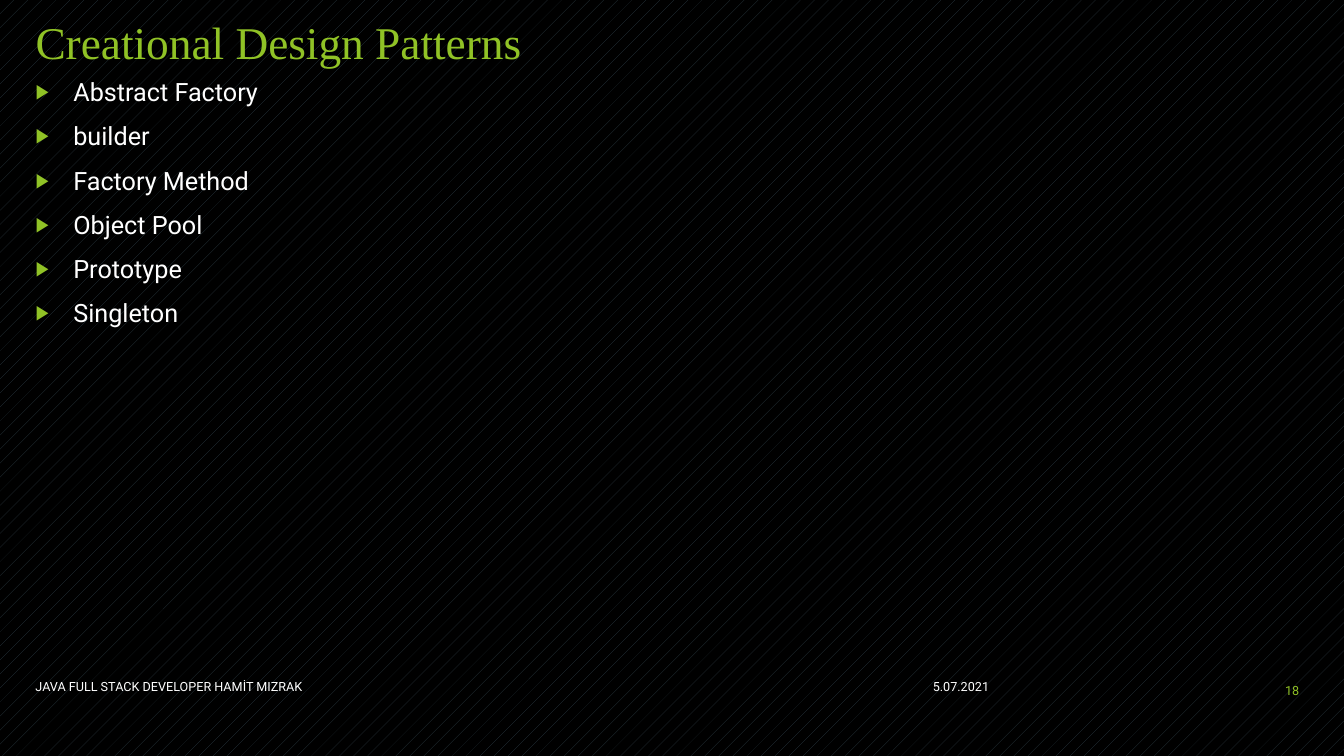
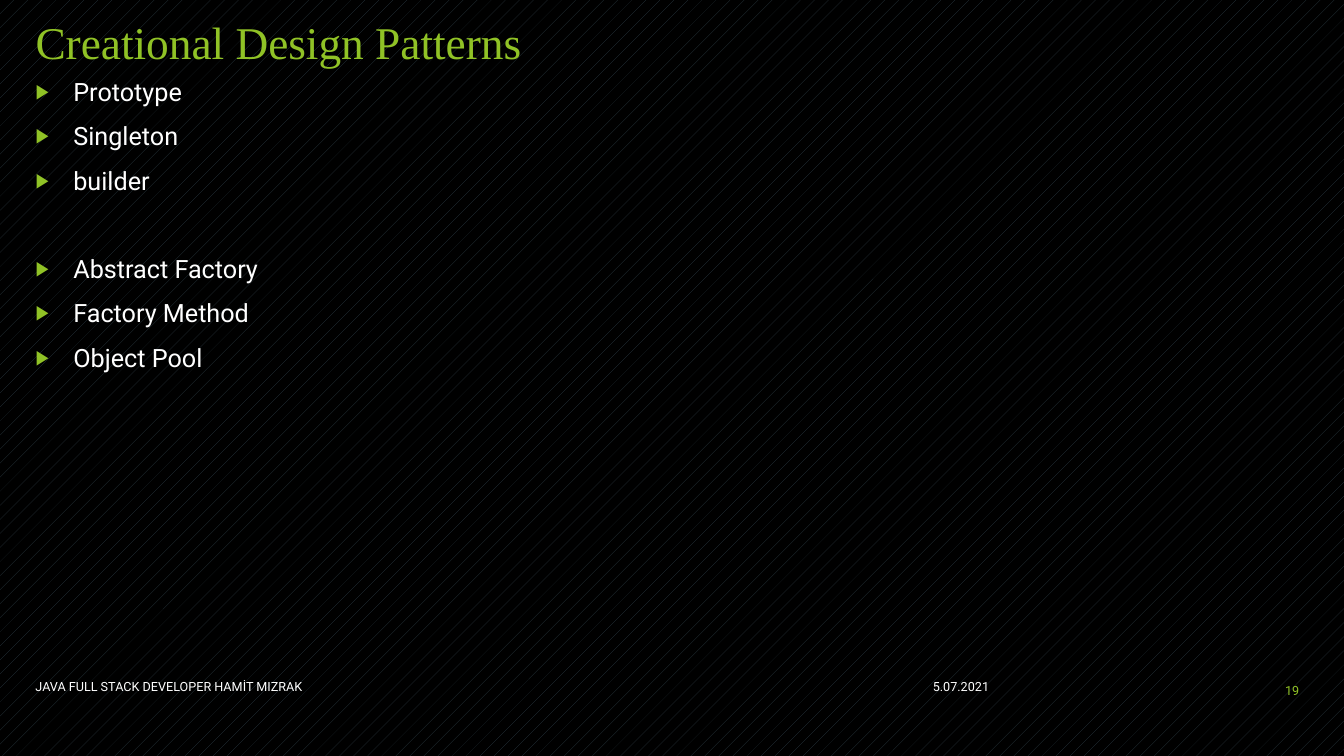
Before and after one commit to hamitmizrak/Staj-JavaEE-1, a slide deck: slide 19 of WebContent/egitim4/Java EE.pptx (slide 18 before the commit). Drawn at 1344x756 pixels with LibreOffice and Linux fonts; fonts in the diff are those of the drawing. Boxes give left, top, right and bottom in pixels: in the first picture for what was removed or moved away, otherwise in the second. Text is boxed around its words. In the diff, an @@ line names an element or a change of style, - is before the commit and + after.

```diff
--- a/WebContent/egitim4/Java EE.pptx
+++ b/WebContent/egitim4/Java EE.pptx
@@ text at bbox=[73, 83, 182, 191]: paragraphs added @@
+▶ Prototype
+▶ Singleton
+▶ builder
@@ text at bbox=[73, 126, 149, 146]: paragraph removed @@
-▶ builder
@@ text at bbox=[73, 260, 182, 328]: paragraphs removed @@
-▶ Prototype
-▶ Singleton
```
Also in this commit, not shown: 6 other slides changed, 2 slides added, 4 other files.
